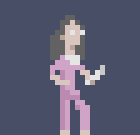
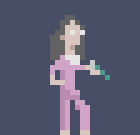
Before/after of a 140px x 135px layered artwork. What changed in the layer stack:
added layer "Layer 2 copy 6" above "Layer 2 copy 5" over [left=50, top=60, right=110, bottom=85]
hid "Layer 2", painted on it over [left=50, top=60, right=105, bottom=85]
